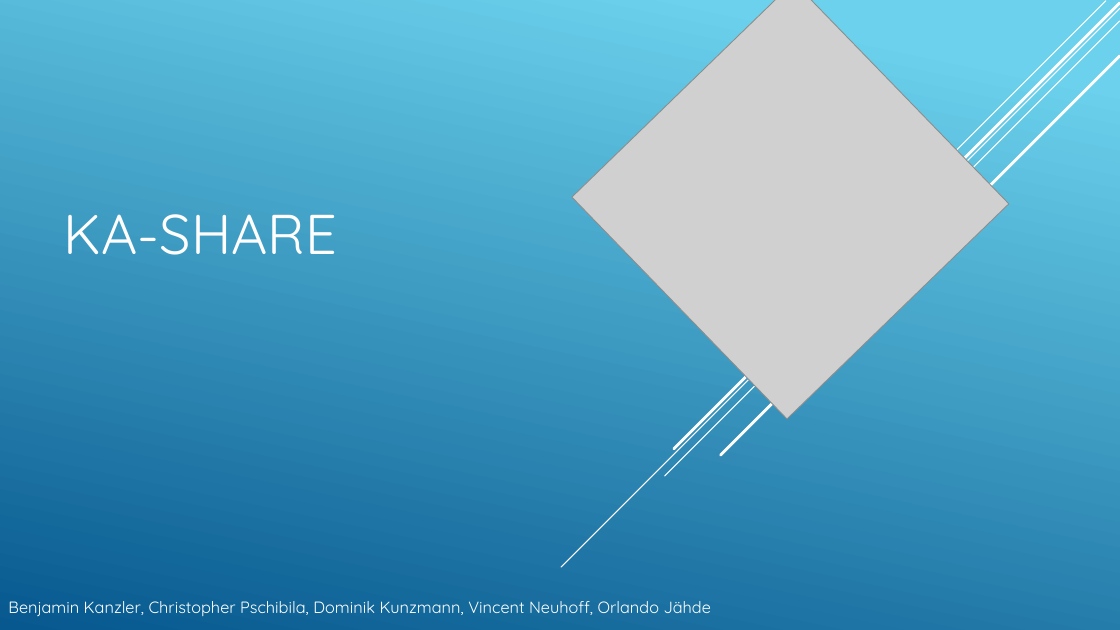
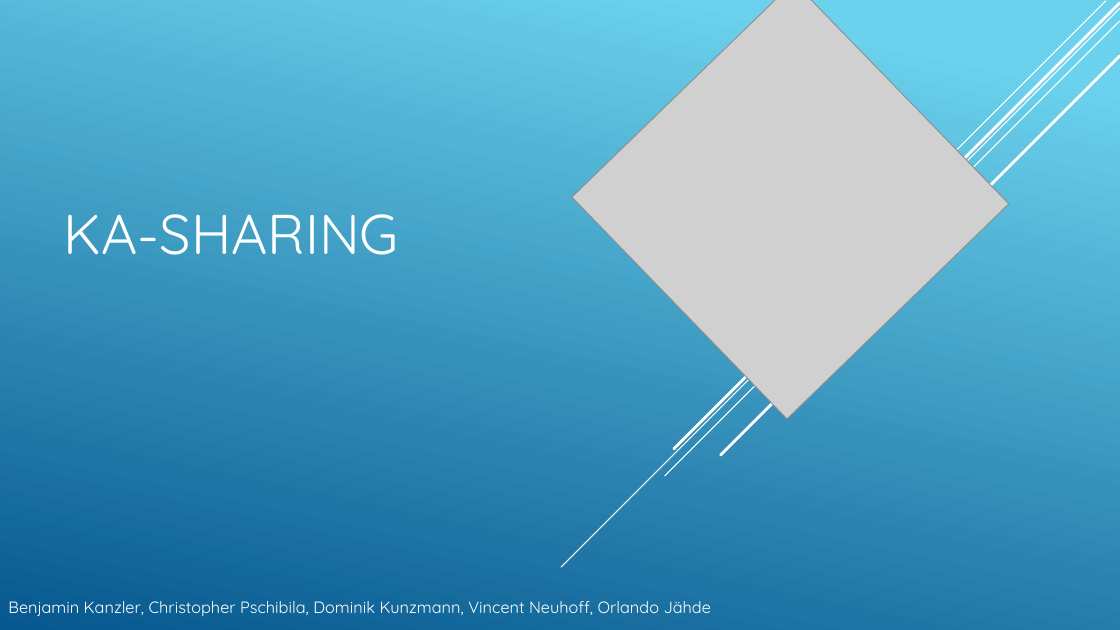
Before and after one commit to KanBen86/ProjektCarsharing, a slide deck: slide 1 of Präsentation/KA-Share.pptx. Drawn at 1120x630 pixels with LibreOffice and Linux fonts; fonts in the diff are those of the drawing; grey boxes stand for pictures. Boxes give left, top, right and bottom in pixels: in the first picture for what was removed or moved away, otherwise in the second. Text is boxed around its words. In the diff, an @@ line names an element or a change of style, - is before the commit and + after.

Commit message:
Name angepasst

```diff
--- a/Präsentation/KA-Share.pptx
+++ b/Präsentation/KA-Share.pptx
@@ title at box(64, 214, 399, 255): text changed @@
-KA-SHARE
+KA-SHARING
```
